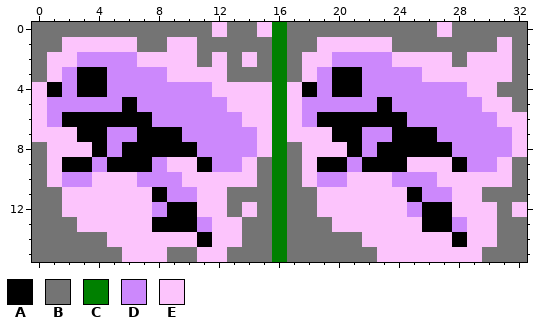
Two versions of one pixel-art sprite, CastleVania/Resources/Enemy/ghost.png. Above is the file before it was changed.
Colours within 5 levels of each other are drawn and written as one.
Palette (. is transparent): A #000000  B #747474  C #008000  D #cc88fc  E #fcc4fc
Pixels before, first column x 0:
 0 BBBBBBBBBBBBEBBECBBBBBBBBBBEBBBBB
 1 BBEEEEEBBEEBBBBBCBBEEEEEBBBBBBBEB
 2 BEEDDDDEEEEBEBEBCBEEDDDDEEEEBEEEB
 3 BEDAADDDDEEEEBBBCBEDAADDDDEEEEEEB
 4 EADAADDDDDDDEEEECEADAADDDDDDDEEBB
 5 EDDDDDADDDDDDEEECEDDDDDADDDDDDEEB
 6 EDAAAAAADDDDDDEECEDAAAAAADDDDDDEE
 7 EEEAADDAAADDDDDECEEEAADDAAADDDDDE
 8 BEEEADAAAAADDDDECBEEEADAAAAADDDDE
 9 BEAADAAADEEADDEBCBEAADAAAEEEADDEB
10 BEDDEEEDDDEEEEEBCBEDDEEEDDDEEEEEB
11 BBEEEEEEADDEEBBBCBBEEEEEEADDEEBBB
12 BBEEEEEEDAAEEBEBCBBEEEEEEDAAEEEBE
13 BBBEEEEEAAADEEBBCBBBEEEEEEAADEEBB
14 BBBBBEEEEEEAEEBBCBBBBBEEEEEEAEEBB
15 BBBBBBEEEBBEEBBBCBBBBBBEEEEEEEBBB
The same view after the edit:
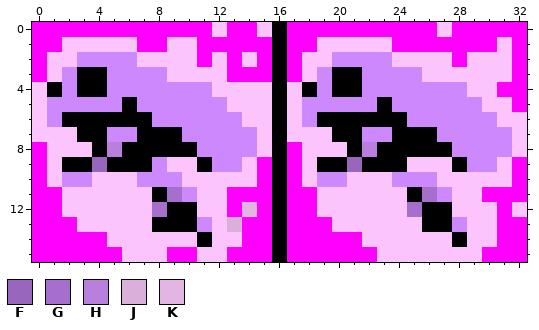
Colours new in this view: F #9966bd  G #a66fcd  H #b97fdd  J #dab0da  K #e3b5e3
Changes in this commit:
{"change": "file 33x16 -> 66x32 pixels (blocks of 1x1 -> 2x2; one block is one cell here)"}
{"colour":"B","old":"#747474","new":"#ff00ff"}
{"y":0,"x":16,"old":"C","new":"A"}
{"y":1,"x":16,"old":"C","new":"A"}
{"y":2,"x":16,"old":"C","new":"A"}
{"y":3,"x":16,"old":"C","new":"A"}
{"y":4,"x":16,"old":"C","new":"A"}
{"y":5,"x":16,"old":"C","new":"A"}
{"y":6,"x":16,"old":"C","new":"A"}
{"y":7,"x":16,"old":"C","new":"A"}
{"y":8,"x":5,"old":"D","new":"H"}
{"y":8,"x":16,"old":"C","new":"A"}
{"y":8,"x":22,"old":"D","new":"H"}
{"y":9,"x":4,"old":"D","new":"F"}
{"y":9,"x":16,"old":"C","new":"A"}
{"y":9,"x":21,"old":"D","new":"F"}
{"y":10,"x":16,"old":"C","new":"A"}
{"y":11,"x":9,"old":"D","new":"G"}
{"y":11,"x":16,"old":"C","new":"A"}
{"y":11,"x":26,"old":"D","new":"G"}
{"y":12,"x":8,"old":"D","new":"G"}
{"y":12,"x":14,"old":"E","new":"K"}
{"y":12,"x":16,"old":"C","new":"A"}
{"y":12,"x":25,"old":"D","new":"G"}
{"y":13,"x":13,"old":"E","new":"J"}
{"y":13,"x":16,"old":"C","new":"A"}
{"y":14,"x":16,"old":"C","new":"A"}
{"y":15,"x":16,"old":"C","new":"A"}
{"label":"changed","picture_box":[32,22,527,262]}
